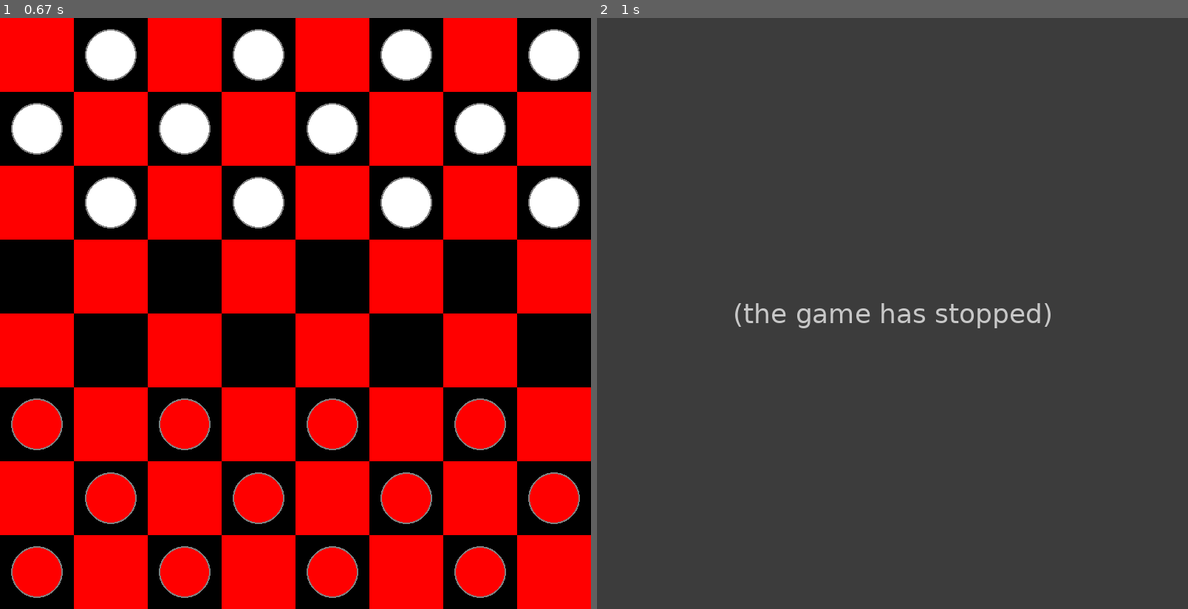
Above: before the commit, frames 1-2 (left to right).
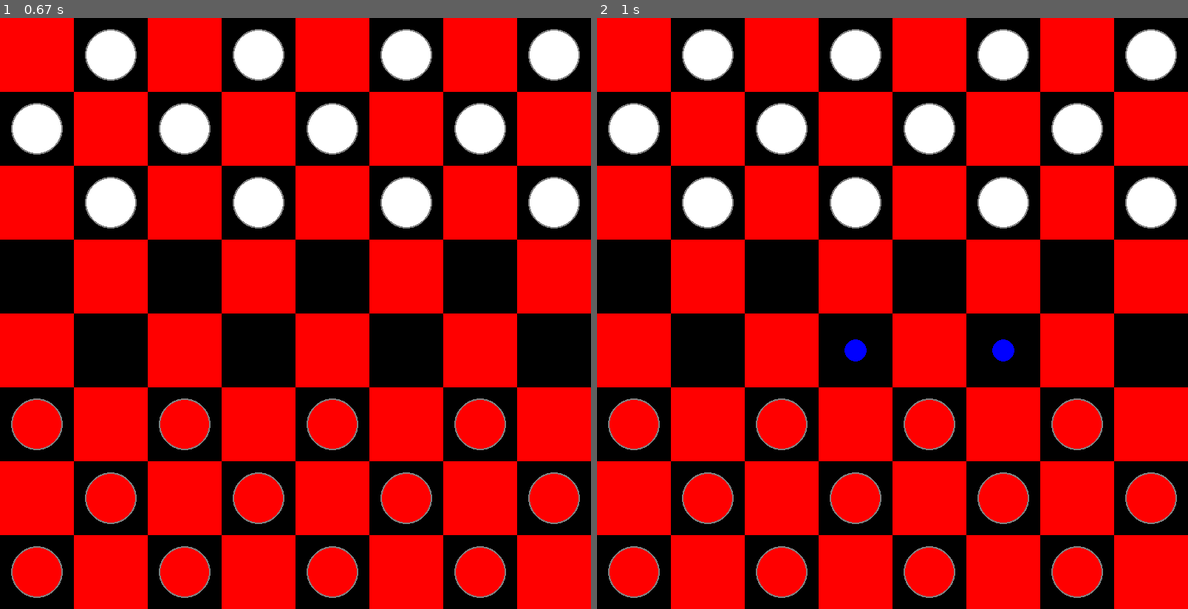
Above: after the commit, the same moments.

Repository: AmirmasoudCS/Pygame-Course
Game: pygame game, started from project_05/main.py
Two runs of this game, one before a commit and one after it. Both use one fixed random seed, a clock stepped at 60 frames per second and the inputs below.
Inputs (mouse positions are in pixels of both pictures, inside the frame that each line leads up to):
- Up to frame 1 (0.67 s): click (295, 313) at 0.38 s
- Up to frame 2 (1 s): click (951, 443) at 0.72 s

Frame 1 is identical in both runs. In frame 2, 100% of the frame differs, in the area x 0-100%, y 0-100%.
Error before the commit: TypeError: can only concatenate tuple (not "int") to tuple (game.py line 57); the game stopped at 0.72 s (later frames are placeholders)

Commit message:
Fixing the unpacing

Diff:
--- a/project_05/checkers/game.py
+++ b/project_05/checkers/game.py
@@ -53,7 +53,7 @@
 
     def draw_valid_moves(self, moves):
         for move in moves:
-            row, col = moves
+            row, col = move
             pygame.draw.circle(self.win, BLUE, (col * SQUARE_SIZE + SQUARE_SIZE // 2, row * SQUARE_SIZE + SQUARE_SIZE // 2), 15)
 
     def change_turn(self):
